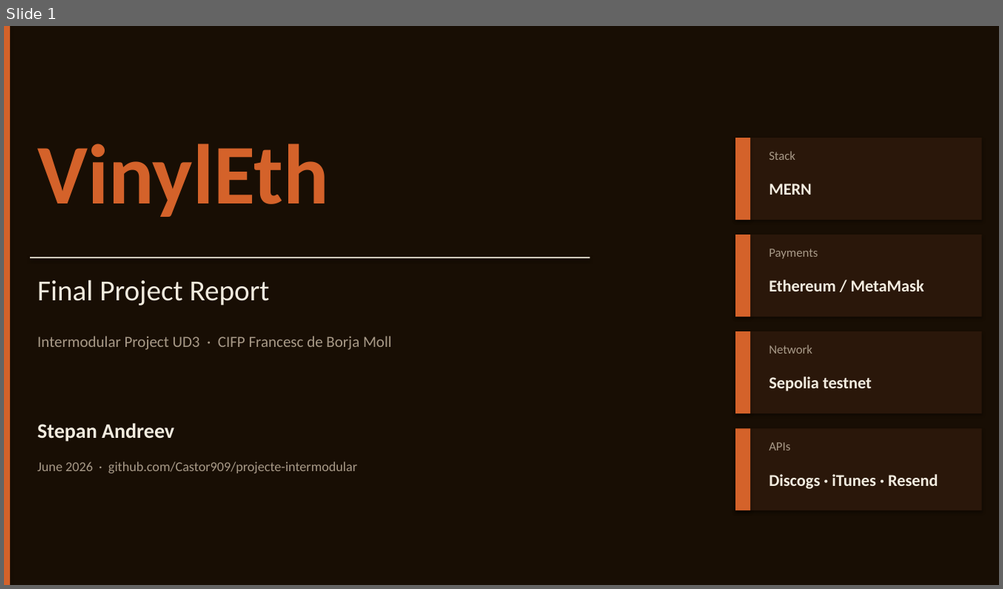
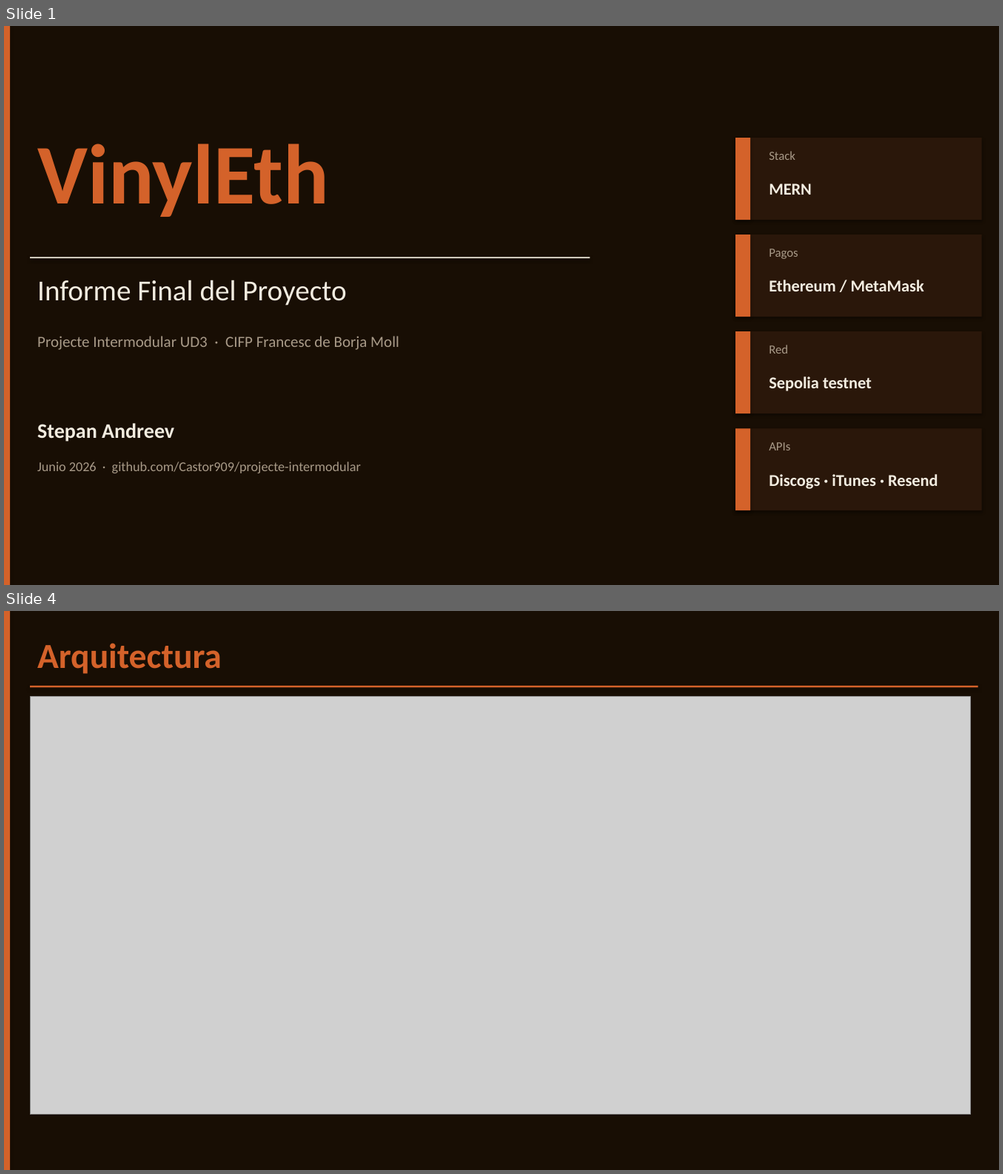
Before and after one commit to Castor909/projecte-intermodular, a slide deck: docs/VinylEth_Presentation.pptx. Shown one above the other, each under a label of ours: slide 1 before the commit, slides 1 and 4 after it; the slides between them are not shown. The pictures are 1003x589 and 1003x1174 pixels, drawn with LibreOffice and Linux fonts; fonts in the diff are those of the drawing; grey boxes stand for pictures. Boxes give left, top, right and bottom in pixels: in the first picture for what was removed or moved away, otherwise in the second. Text is boxed around its words. In the diff, an @@ line names an element or a change of style, - is before the commit and + after.

Commit message:
fix: update presentation text to Spanish for final project report

```diff
--- a/docs/VinylEth_Presentation.pptx
+++ b/docs/VinylEth_Presentation.pptx
@@ slide 4 added at (x1=4, y1=611, x2=999, y2=1170), background #180E04 @@
@@ rectangle added at (x1=4, y1=611, x2=10, y2=1170), fill #D4622A @@
@@ text added at (x1=37, y1=643, x2=222, y2=674), 34 pt, text #D4622A, bold @@
+Arquitectura
@@ rectangle added at (x1=30, y1=686, x2=978, y2=688), fill #D4622A @@
@@ picture added at (x1=30, y1=697, x2=970, y2=1116) @@
@@ slide 1 changed as well @@
@@ text at (x1=768, y1=249, x2=798, y2=259): text changed @@
-Payments
+Pagos
@@ text at (x1=37, y1=280, x2=346, y2=306): text changed @@
-Final Project Report
+Informe Final del Proyecto
@@ text at (x1=37, y1=336, x2=399, y2=350): text changed @@
-Intermodular Project UD3 · CIFP Francesc de Borja Moll
+Projecte Intermodular UD3 · CIFP Francesc de Borja Moll
@@ text at (x1=768, y1=345, x2=788, y2=354): text changed @@
-Network
+Red
@@ text at (x1=37, y1=462, x2=361, y2=474): text changed @@
-June 2026 · github.com/Castor909/projecte-intermodular
+Junio 2026 · github.com/Castor909/projecte-intermodular
```
Also in this commit, not shown: 9 other slides changed, 1 other slide added, 2 slides removed, 1 other file.
